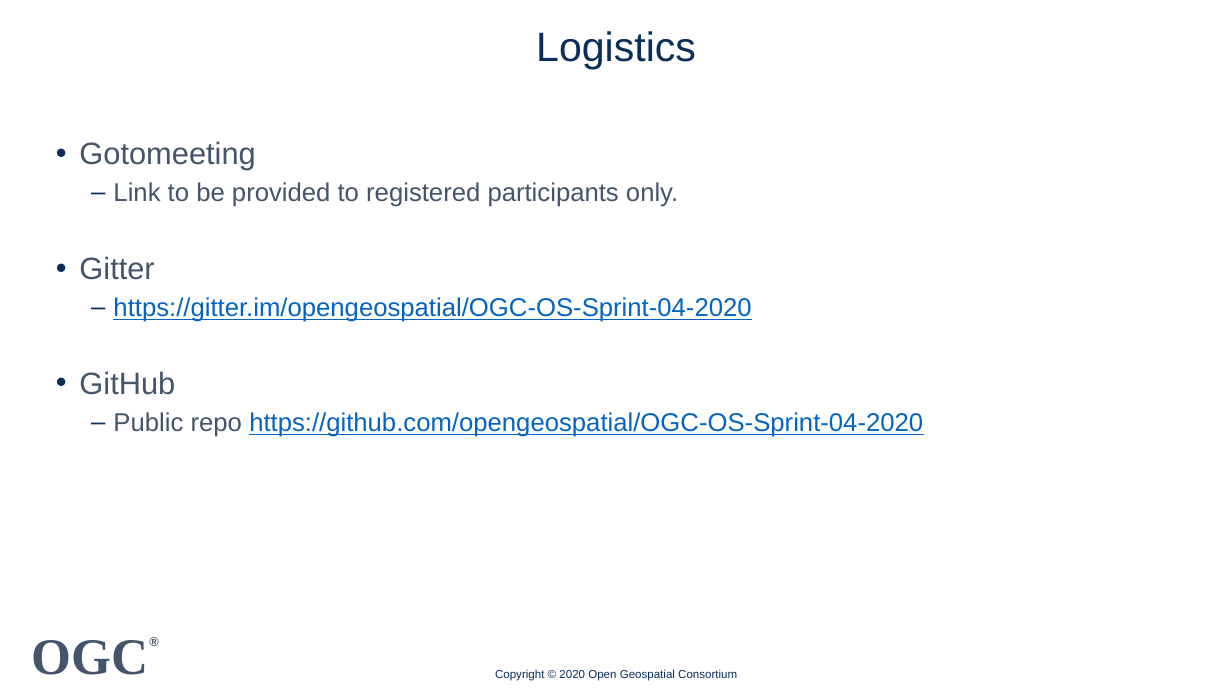
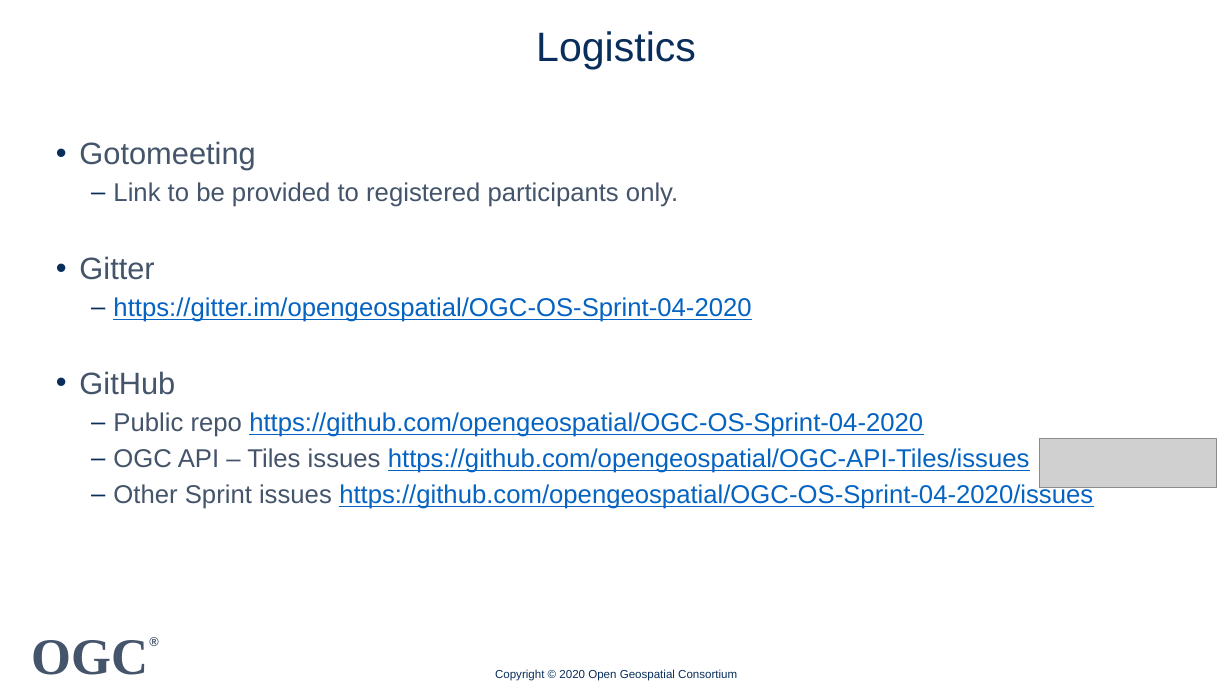
Before and after one commit to opengeospatial/OGC-OS-Sprint-04-2020, a slide deck: slide 11 of Presentations/20200416 OGC API Tiles Webinar slides.pptx. Drawn at 1232x693 pixels with LibreOffice and Linux fonts; fonts in the diff are those of the drawing; grey boxes stand for pictures; background and template pictures are left out. Boxes give left, top, right and bottom in pixels: in the first picture for what was removed or moved away, otherwise in the second. Text is boxed around its words. In the diff, an @@ line names an element or a change of style, - is before the commit and + after.

```diff
--- a/Presentations/20200416 OGC API Tiles Webinar slides.pptx
+++ b/Presentations/20200416 OGC API Tiles Webinar slides.pptx
@@ text at bbox=[113, 448, 1093, 509]: paragraphs added @@
+  – OGC API – Tiles issues https://github.com/opengeospatial/OGC-API-Tiles/issues
+  – Other Sprint issues https://github.com/opengeospatial/OGC-OS-Sprint-04-2020/issues
@@ picture added at bbox=[1040, 439, 1217, 488] @@
```
